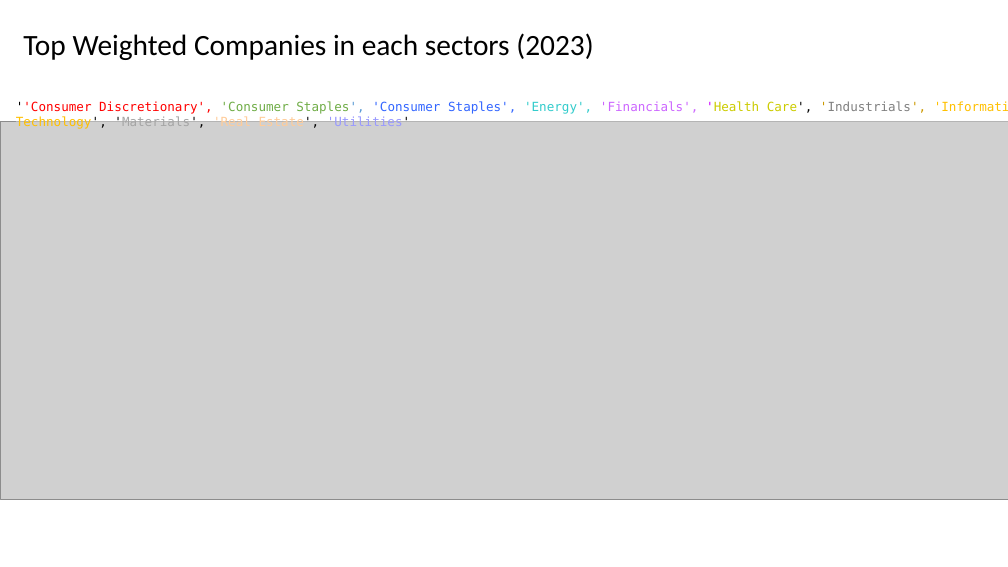
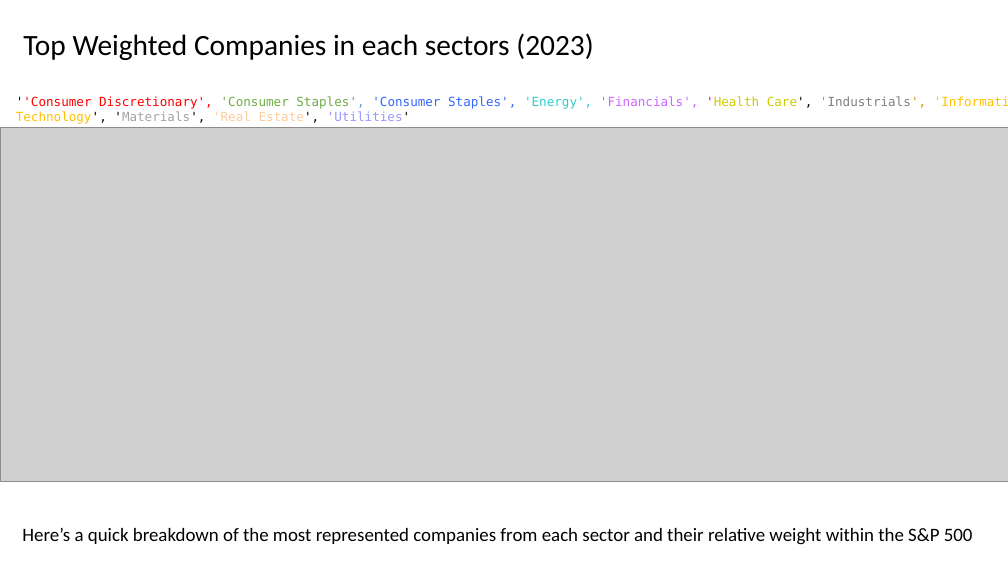
Before and after one commit to kennysiegler/first-project, a slide deck: slide 6 of presentation/Presentation2.pptx. Drawn at 1008x567 pixels with LibreOffice and Linux fonts; fonts in the diff are those of the drawing; grey boxes stand for pictures. Boxes give left, top, right and bottom in pixels: in the first picture for what was removed or moved away, otherwise in the second. Text is boxed around its words. In the diff, an @@ line names an element or a change of style, - is before the commit and + after.

```diff
--- a/presentation/Presentation2.pptx
+++ b/presentation/Presentation2.pptx
@@ rectangle "''Consumer Discretionary', 'Consumer Staples', 'Consumer ...": place and size @@
-rectangle "''Consumer Discretionary', 'Consumer Staples', 'Consumer ..." at (16,106,1008,121)
+rectangle "''Consumer Discretionary', 'Consumer Staples', 'Consumer ..." at (16,101,1008,116)
@@ picture: place and size @@
-picture at (0,122,1008,500)
+picture at (0,128,1008,481)
@@ text added at (22,528,973,545), 18 pt, text #000000 @@
+Here’s a quick breakdown of the most represented companies from each sector and their relative weight within the S&P 500
```
Also in this commit, not shown: 10 other slides changed, 2 slides added, 1 slide removed, 3 other files.
